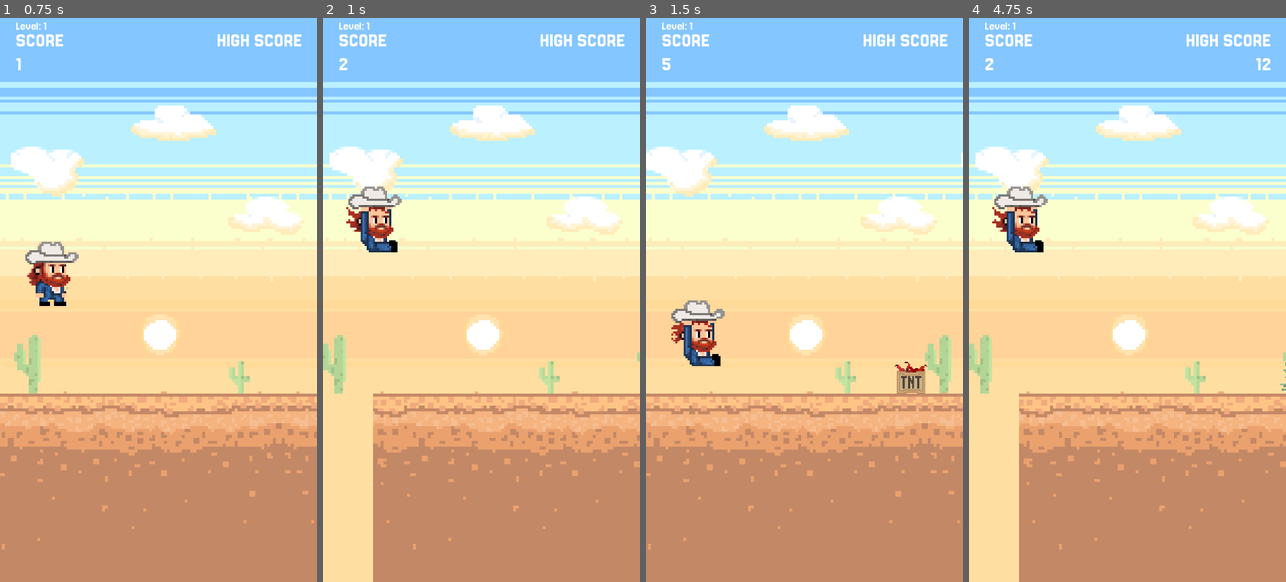
Above: before the commit, frames 1-4 (left to right).
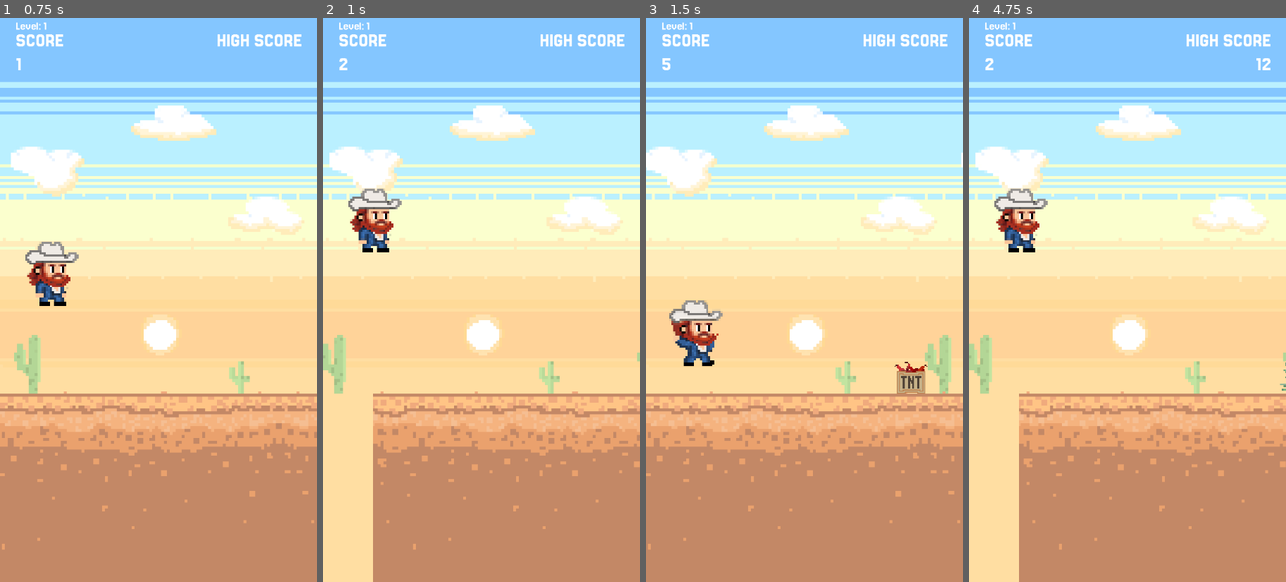
Above: after the commit, the same moments.

Repository: rgomezp/cowboy-game
Game: Godot game, scene res://scenes/main.tscn
Same seed, same stepped clock (60 frames per second), same inputs: the game is played once before the commit and once after it.
Inputs:
- Up to frame 1 (0.75 s): tap Enter (ui_accept) at 0.5 s
- Up to frame 2 (1 s): tap Enter (ui_accept) at 0.77 s
- Up to frame 3 (1.5 s): no input
- Up to frame 4 (4.75 s): tap Enter (ui_accept) at 1.52, 3.02, 4.25, 4.52 s; hold Down (ui_down) 2.03-2.78 s; click "RESTART" at 3.5 s

Frame 1 is identical in both runs. In frame 2, 1.1% of the frame differs, in the area x 7-25%, y 29-42%; in frame 3, 1.0%; in frame 4, 1.1%.

Commit message:
Refines gliding animation condition
Modifies gliding animation logic to only play while the jump input is held after a double jump, and the gokart is not active.

This prevents the gliding animation from playing continuously after a double jump if the player releases the jump input.

Diff:
--- a/scenes/player.gd
+++ b/scenes/player.gd
@@ -138,8 +138,9 @@
 			has_double_jumped = true
 			is_tracking_peak = false
 
-		# Play gliding animation if double jumped, otherwise play jumping
-		if has_double_jumped:
+		# Play gliding animation only if double jumped AND holding jump input
+		# If input is released while gliding, switch to jumping animation
+		if has_double_jumped and is_holding_jump and not gokart_active:
 			$AnimatedSprite2D.play(_get_animation_name("gliding"))
 		else:
 			$AnimatedSprite2D.play(_get_animation_name("jumping"))
